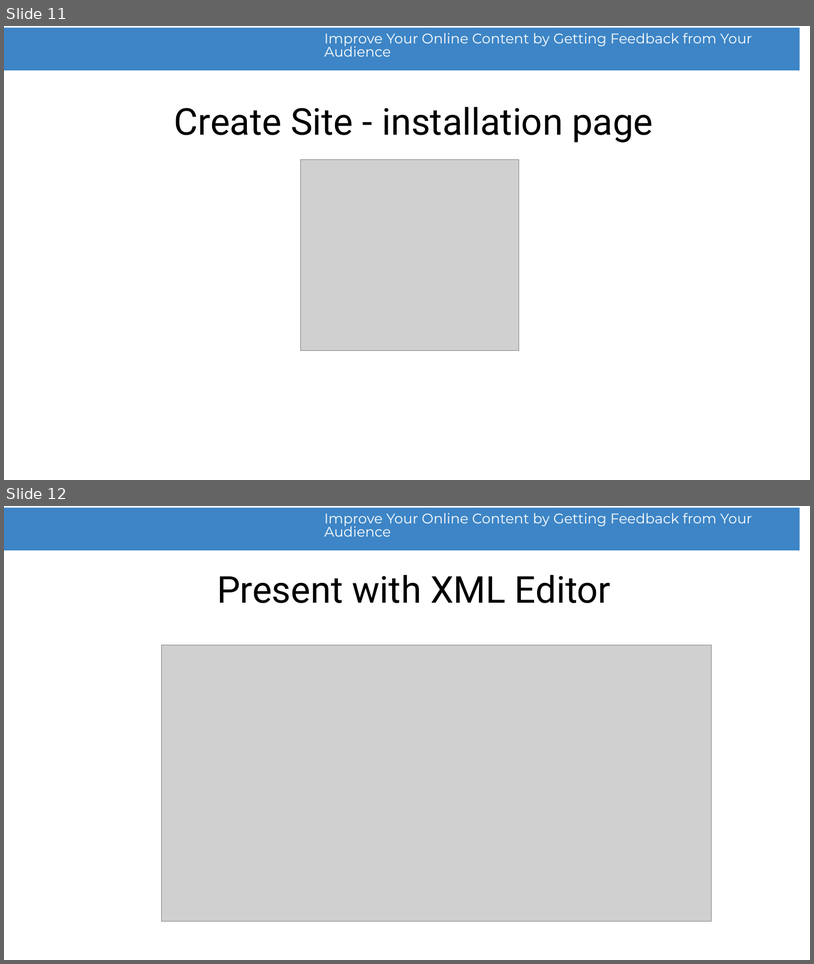
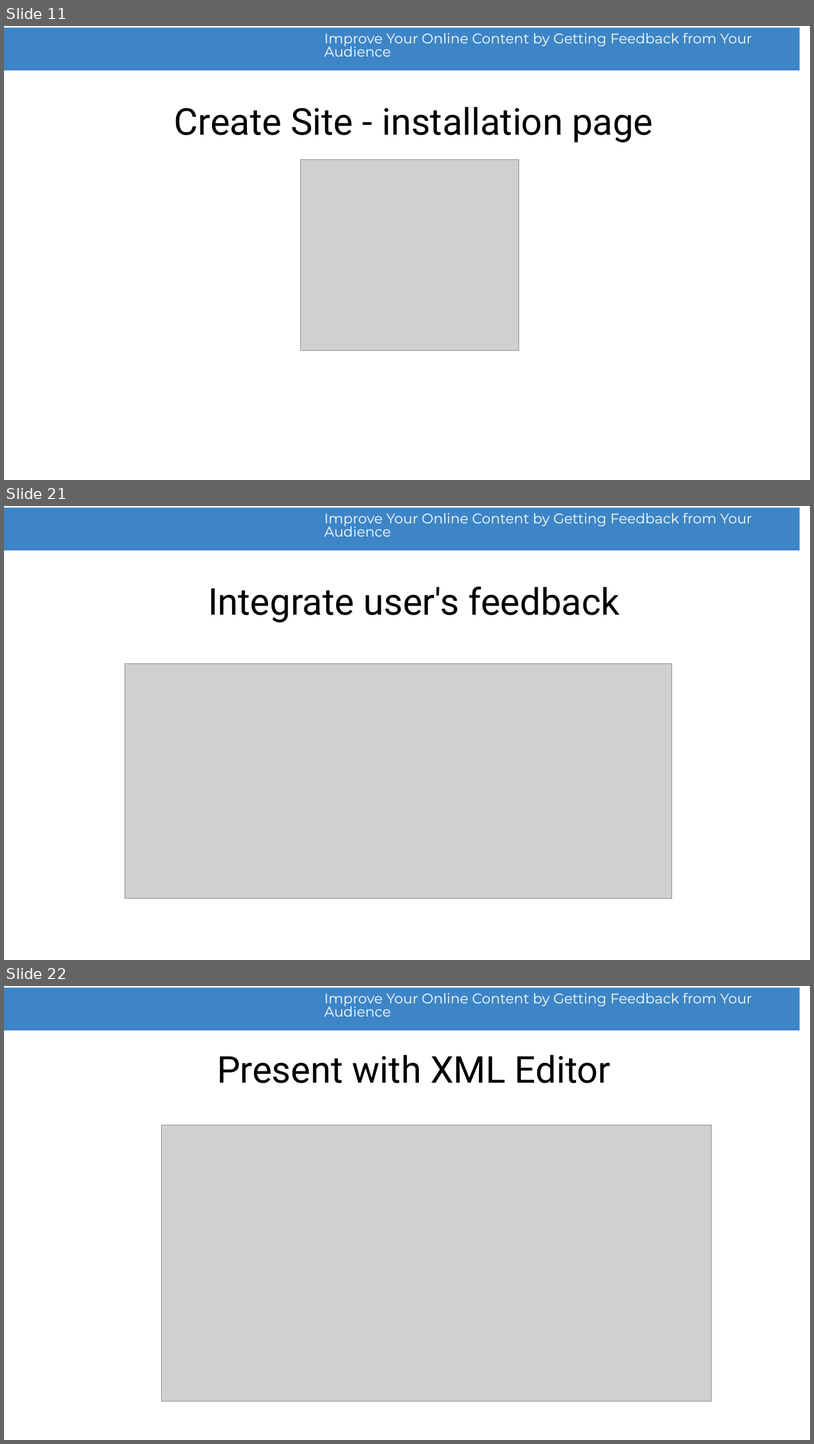
Before and after one commit to radu-pisoi/feedback-presentation, a slide deck: presentation/feedback-demo.odp. Shown one above the other, each under a label of ours: slides 11 and 12 before the commit, slides 11, 21 and 22 after it; the slides between them are not shown. The pictures are 814x964 and 814x1444 pixels, drawn with LibreOffice and Linux fonts; fonts in the diff are those of the drawing; grey boxes stand for pictures; background and template pictures are left out. Boxes give left, top, right and bottom in pixels: in the first picture for what was removed or moved away, otherwise in the second. Text is boxed around its words. In the diff, an @@ line names an element or a change of style, - is before the commit and + after.

```diff
--- a/presentation/feedback-demo.odp
+++ b/presentation/feedback-demo.odp
@@ slide 21 added at (4, 506, 810, 960), background #FFFFFF; not listed: 2 template elements that a slide beside it also shows @@
@@ title added at (208, 586, 620, 622), 44 pt, text #000000 @@
+Integrate user's feedback
@@ picture added at (125, 663, 672, 898) @@
@@ what was slide 12 is now slide 22 @@
```
Also in this commit, not shown: 9 other slides added.
